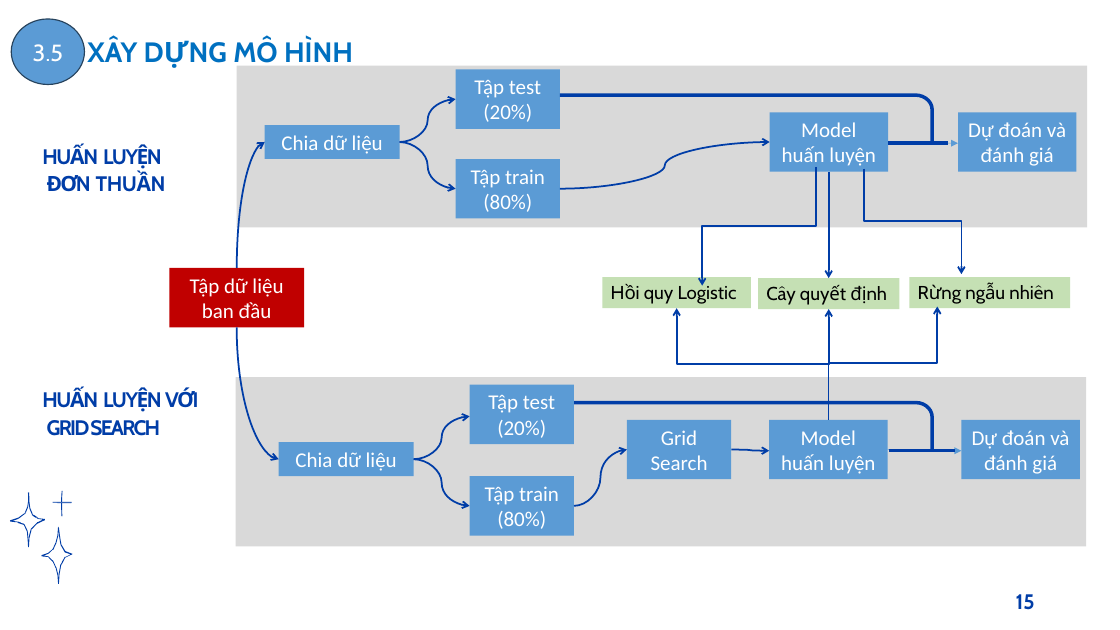
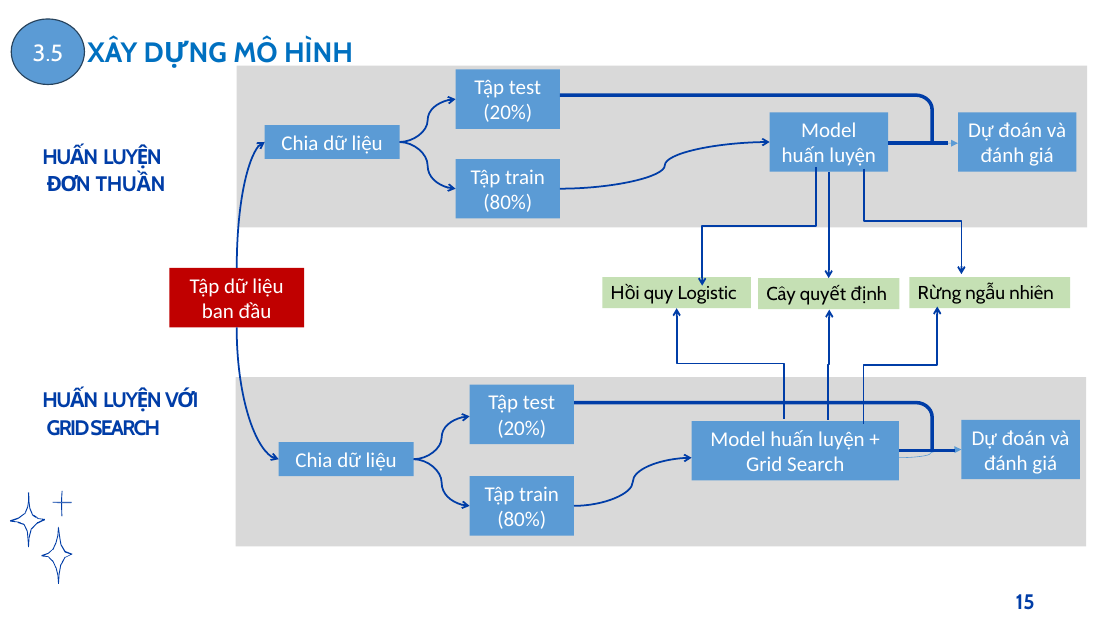
Before and after one commit to tantlu/ramen_rating_2024, a slide deck: slide 15 of Baove.pptx. Drawn at 1120x630 pixels with LibreOffice and Linux fonts; fonts in the diff are those of the drawing; background and template pictures are left out. Boxes give left, top, right and bottom in pixels: in the first picture for what was removed or moved away, otherwise in the second. Text is boxed around its words. In the diff, an @@ line names an element or a change of style, - is before the commit and + after.

```diff
--- a/Baove.pptx
+++ b/Baove.pptx
@@ elbow arrow moved from (828, 420) - (677, 308) to (784, 419) - (677, 308) @@
@@ elbow arrow moved from (828, 420) - (938, 307) to (864, 424) - (938, 307) @@
@@ rectangle removed at (x1=627, y1=420, x2=731, y2=480) @@
-Grid Search
@@ rectangle "Model huấn luyện + Grid ..." resized from (x1=770, y1=420, x2=888, y2=480) to (x1=691, y1=421, x2=899, y2=481) @@
@@ text in rectangle at (x1=710, y1=430, x2=865, y2=471): text changed @@
-Model huấn luyện
+Model huấn luyện + Grid Search
@@ freeform shape resized from (x1=889, y1=447, x2=955, y2=451) to (x1=899, y1=447, x2=954, y2=451) @@
@@ curved arrow moved from (574, 506) - (627, 450) to (574, 506) - (691, 458) @@
@@ curved arrow removed from (732, 450) to (770, 451) @@
@@ curved arrow moved from (888, 450) - (962, 451) to (899, 458) - (962, 450) @@
```
Also in this commit, not shown: 4 other slides changed.
